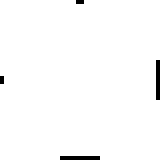
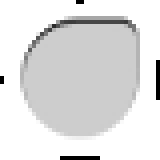
Comparing the layer stacks of the two w=160, h=160 images. Changes:
added layer "IndentMain" above "IndentMainHigher" over left=20, top=20, right=140, bottom=140
added layer "IndentMainHigher" above "IndentMainLower" over left=20, top=16, right=140, bottom=136
added layer "IndentMainLower" above "Pressed" over left=20, top=24, right=140, bottom=140
added layer "Pressed" above "Active" over left=20, top=16, right=140, bottom=140
renamed "Background" to "Measurements", painted on it over left=20, top=16, right=140, bottom=140
